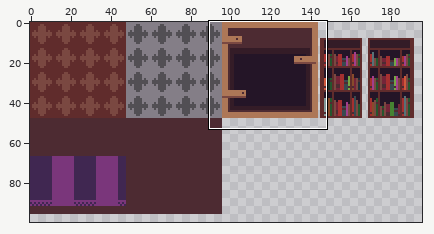
Edited in one commit: sprite sheet (assets/tiles/tilesheet48x48.png). The first picture is a wide view before the edit; the outline marks the close-up.
Close-up. Old version:
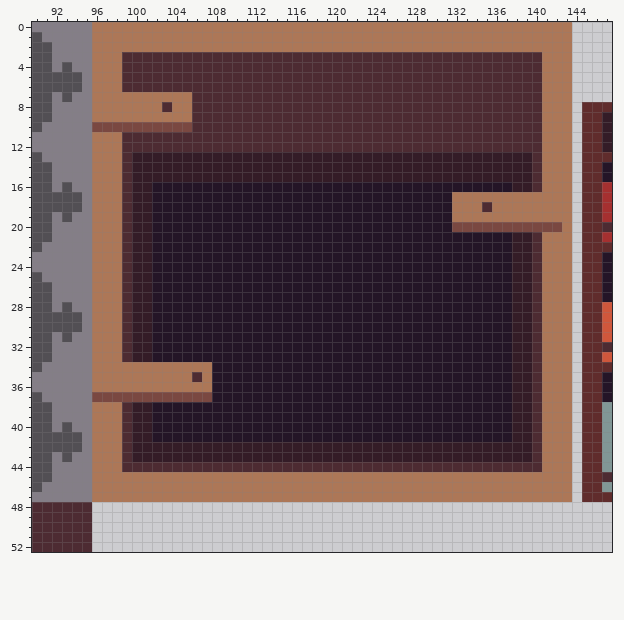
The file is 240x240 pixels. Shown: x 90..147, y 0..52. The wide view leaves out empty margins.
And afterwards:
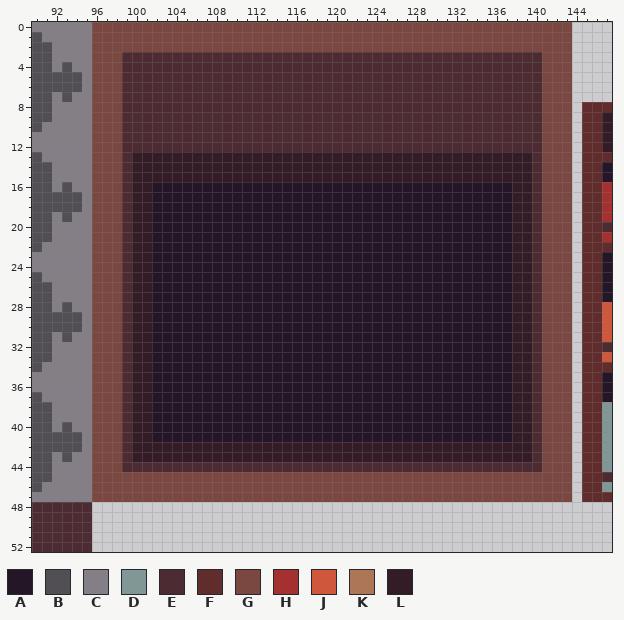
Palette (. is transparent): A #241527  B #524f54  C #847e87  D #819796  E #4d2b32  F #602c2c  G #7a4841  H #a53030  J #cf573c  K #ad7757  L #341c27
The edit:
Changed rows in their new state; - is an unchanged pixel.
first column x 96:
 0 GGGGGGGGGGGGGGGGGGGGGGGGGGGGGGGGGGGGGGGGGGGGGGGG
 1 GGGGGGGGGGGGGGGGGGGGGGGGGGGGGGGGGGGGGGGGGGGGGGGG
 2 GGGGGGGGGGGGGGGGGGGGGGGGGGGGGGGGGGGGGGGGGGGGGGGG
 3 GGG------------------------------------------GGG
 4 GGG------------------------------------------GGG
 5 GGG------------------------------------------GGG
 6 GGG------------------------------------------GGG
 7 GGGEEEEEEE-----------------------------------GGG
 8 GGGEEEE-EE-----------------------------------GGG
 9 GGGEEEEEEE-----------------------------------GGG
10 ---EEEEEEE-----------------------------------GGG
11 GGG------------------------------------------GGG
12 GGG------------------------------------------GGG
13 GGG------------------------------------------GGG
14 GGG------------------------------------------GGG
15 GGG------------------------------------------GGG
16 GGG------------------------------------------GGG
17 GGG---------------------------------AAAAAALLEGGG
18 GGG---------------------------------AAAAAALLEGGG
19 GGG---------------------------------AAAAAALLEGGG
20 GGG---------------------------------AAAAAALLE--G
21 GGG------------------------------------------GGG
22 GGG------------------------------------------GGG
23 GGG------------------------------------------GGG
24 GGG------------------------------------------GGG
25 GGG------------------------------------------GGG
26 GGG------------------------------------------GGG
27 GGG------------------------------------------GGG
28 GGG------------------------------------------GGG
29 GGG------------------------------------------GGG
30 GGG------------------------------------------GGG
31 GGG------------------------------------------GGG
32 GGG------------------------------------------GGG
33 GGG------------------------------------------GGG
34 GGGELLAAAAAA---------------------------------GGG
35 GGGELLAAAAAA---------------------------------GGG
36 GGGELLAAAAAA---------------------------------GGG
37 ---ELLAAAAAA---------------------------------GGG
38 GGG------------------------------------------GGG
39 GGG------------------------------------------GGG
40 GGG------------------------------------------GGG
41 GGG------------------------------------------GGG
42 GGG------------------------------------------GGG
43 GGG------------------------------------------GGG
44 GGG------------------------------------------GGG
45 GGGGGGGGGGGGGGGGGGGGGGGGGGGGGGGGGGGGGGGGGGGGGGGG
46 GGGGGGGGGGGGGGGGGGGGGGGGGGGGGGGGGGGGGGGGGGGGGGGG
47 GGGGGGGGGGGGGGGGGGGGGGGGGGGGGGGGGGGGGGGGGGGGGGGG
Changed places in both close-ups, as pixel boxes (x1, y1, x2, y2):
changed: (92, 22, 572, 502)
